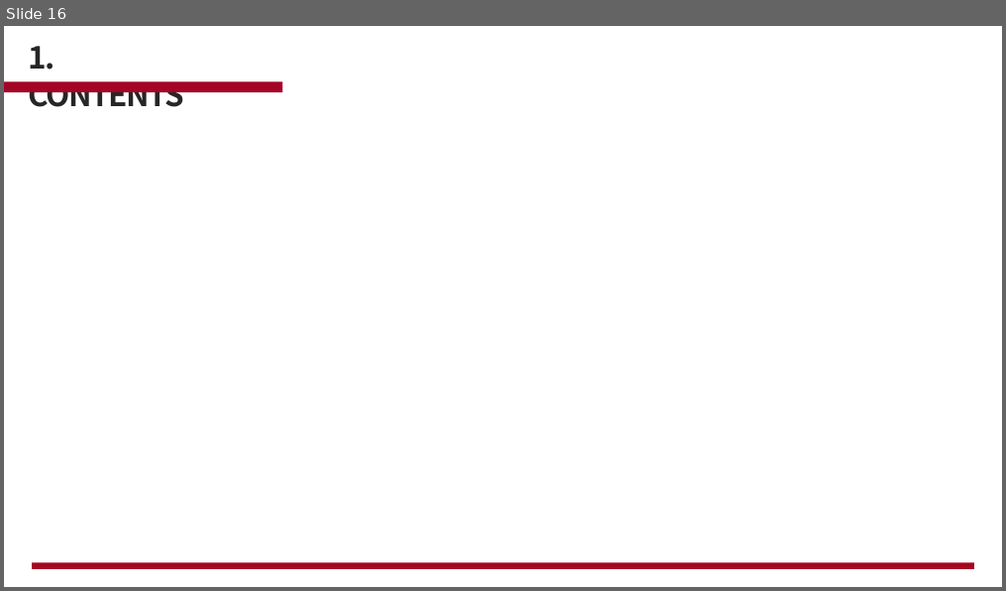
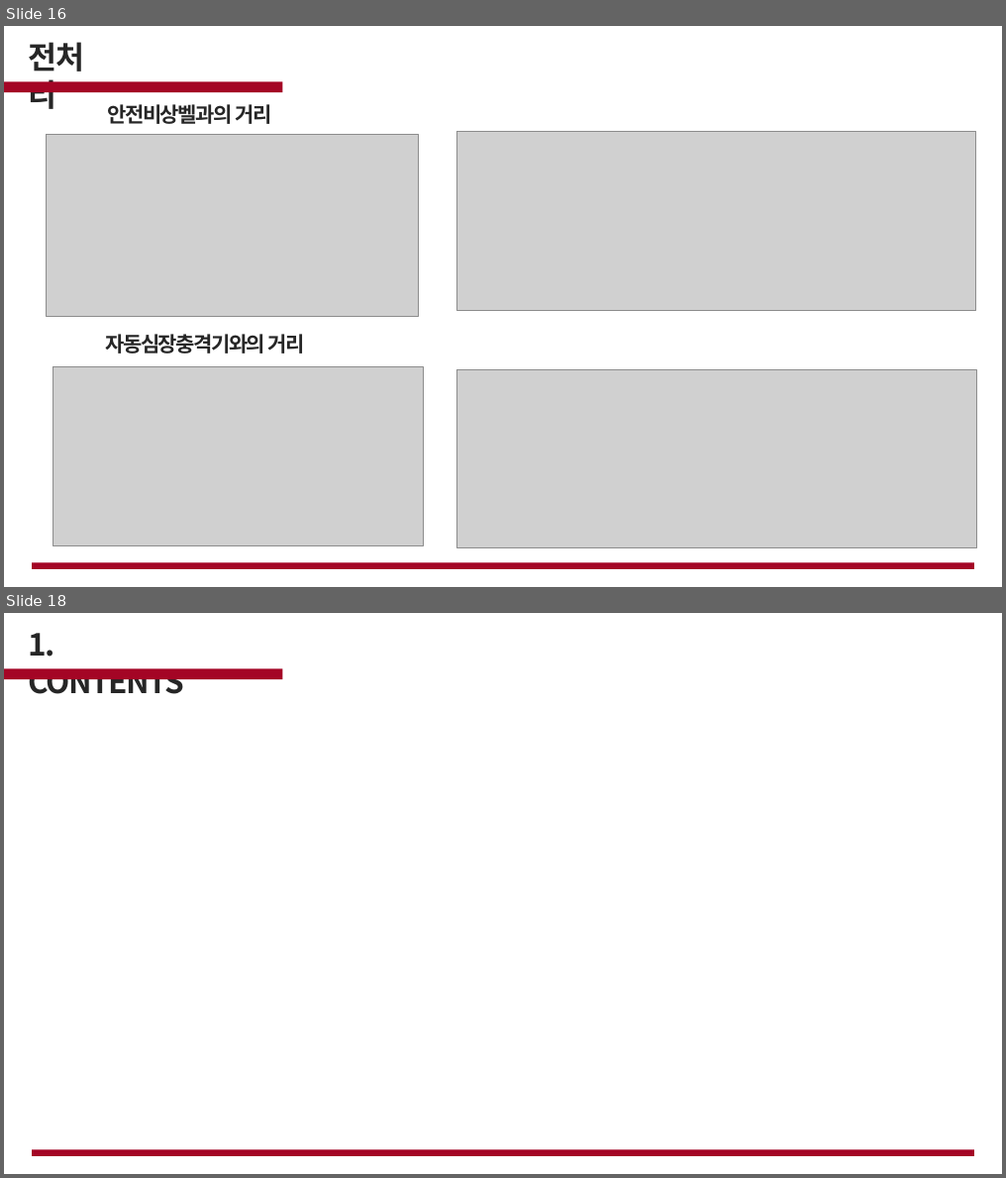
Before and after one commit to cjsgk106/fire-prediction-analysis, a slide deck: work/화재.pptx. Shown one above the other, each under a label of ours: slide 16 before the commit, slides 16 and 18 after it; the slides between them are not shown. The pictures are 1006x591 and 1006x1178 pixels, drawn with LibreOffice and Linux fonts; fonts in the diff are those of the drawing; grey boxes stand for pictures; background and template pictures are left out. Boxes give left, top, right and bottom in pixels: in the first picture for what was removed or moved away, otherwise in the second. Text is boxed around its words. In the diff, an @@ line names an element or a change of style, - is before the commit and + after.

```diff
--- a/work/화재.pptx
+++ b/work/화재.pptx
@@ slide 16 added at (x1=4, y1=26, x2=1002, y2=587), background picture (left out) @@
@@ text added at (x1=29, y1=42, x2=84, y2=109), 30 pt, text #262626, bold @@
+전처리
@@ rectangle added at (x1=4, y1=82, x2=282, y2=92), fill #A40525 @@
@@ text added at (x1=108, y1=104, x2=271, y2=124), 20 pt, text #262626, bold @@
+안전비상벨과의 거리
@@ picture added at (x1=46, y1=134, x2=419, y2=316) @@
@@ picture added at (x1=457, y1=131, x2=976, y2=310) @@
@@ text added at (x1=105, y1=334, x2=305, y2=354), 20 pt, text #262626, bold @@
+자동심장충격기와의 거리
@@ picture added at (x1=54, y1=368, x2=423, y2=546) @@
@@ picture added at (x1=456, y1=371, x2=976, y2=549) @@
@@ rectangle added at (x1=32, y1=563, x2=974, y2=570), fill #A40525 @@
@@ what was slide 16 is now slide 18 @@
```
Also in this commit, not shown: 7 slides changed, 4 other slides added.
